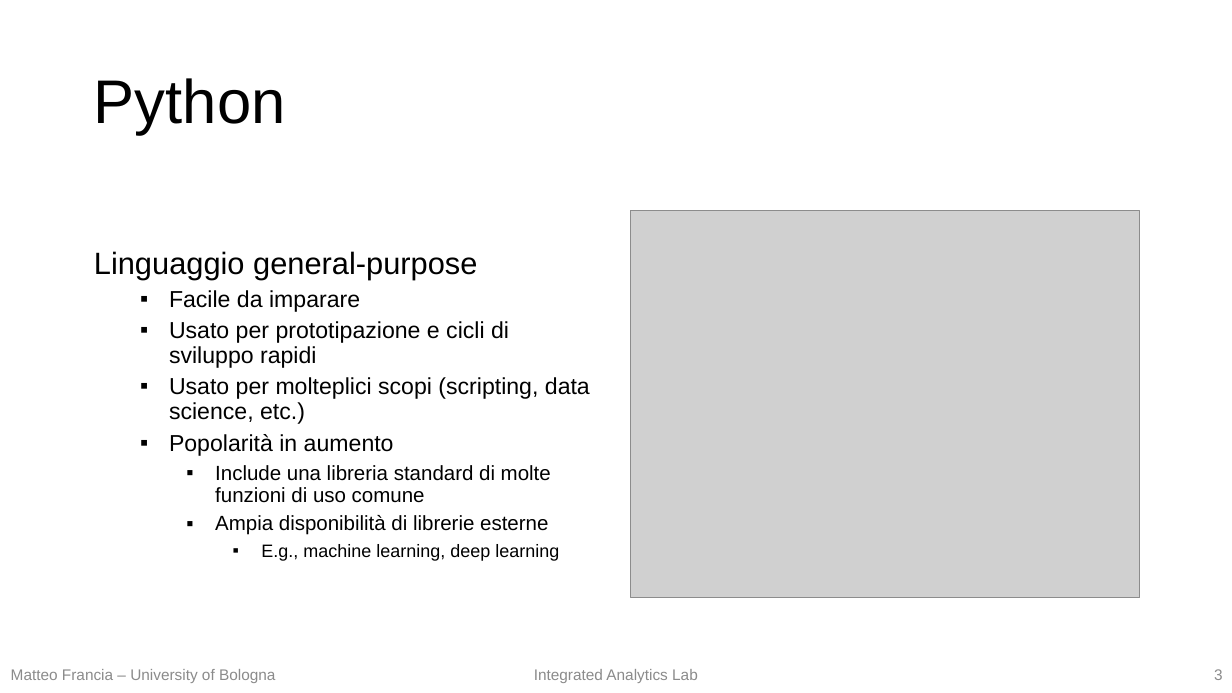
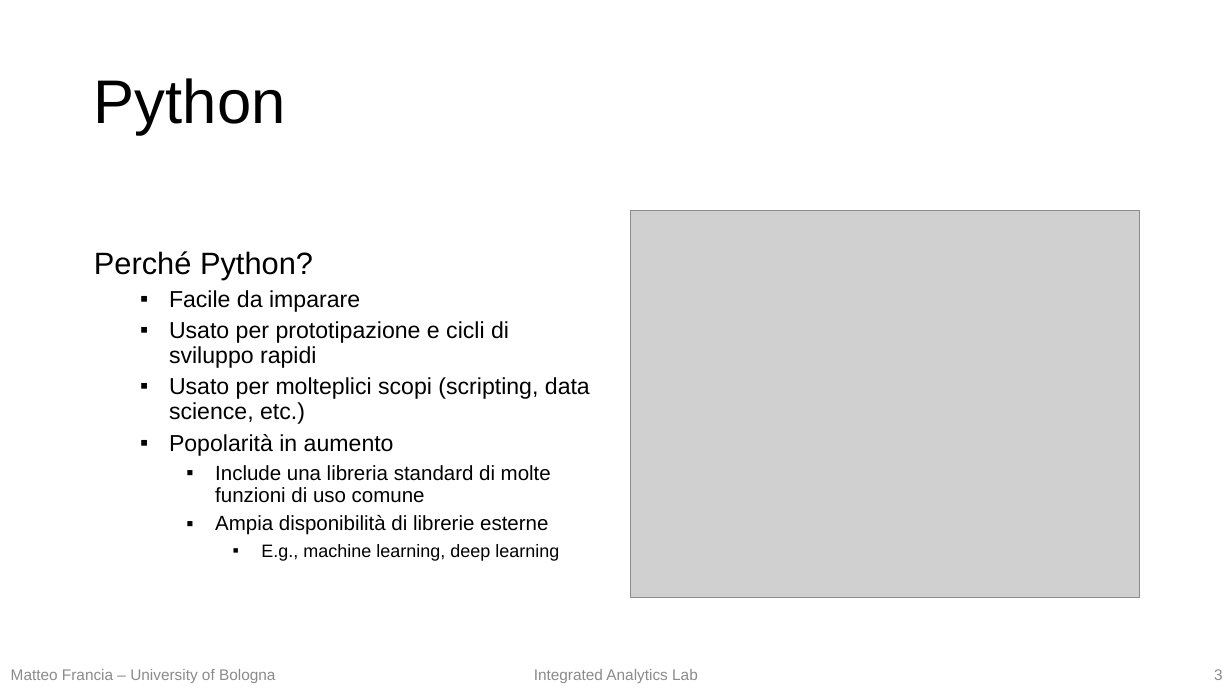
Before and after one commit to w4bo/teaching-handsondatapipelines, a slide deck: slide 3 of 01-DataPreprocessing/01-slides.pptx. Drawn at 1232x693 pixels with LibreOffice and Linux fonts; fonts in the diff are those of the drawing; grey boxes stand for pictures. Boxes give left, top, right and bottom in pixels: in the first picture for what was removed or moved away, otherwise in the second. Text is boxed around its words. In the diff, an @@ line names an element or a change of style, - is before the commit and + after.

```diff
--- a/01-DataPreprocessing/01-slides.pptx
+++ b/01-DataPreprocessing/01-slides.pptx
@@ text at (x1=94, y1=251, x2=313, y2=279): text changed @@
-Linguaggio general-purpose
+Perché Python?
```
Also in this commit, not shown: 13 other slides changed.
